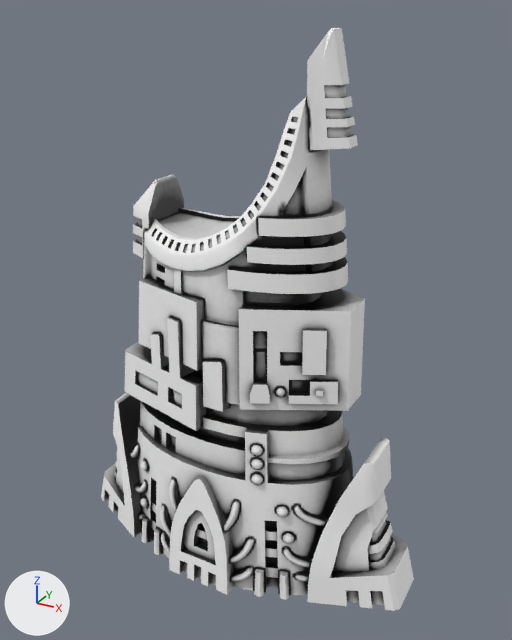
Two versions of the Blender file wip/miniatures/flagship.blend, one commit apart.
The view is the same before and after, from a 50 mm lens placed at (1.84, -3.14, 3.08), pointed at (0.1, 0.03, 1.49). The lights are fixed; the arrows at lower left show +X, +Y and +Z.
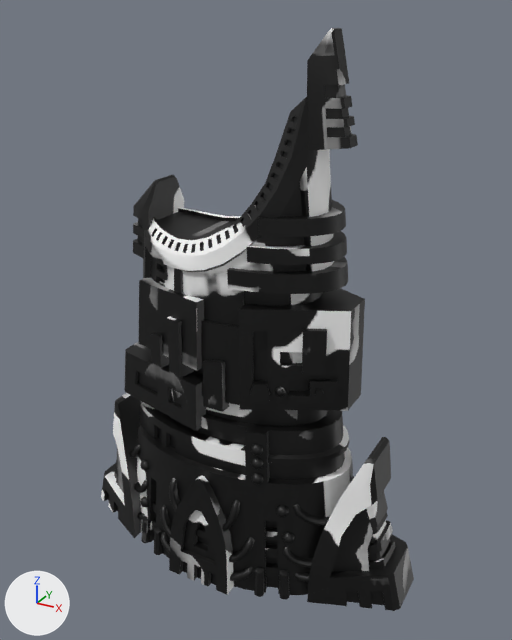
Where the change shows, as pixel boxes [x1, y1, x2, y2] in the pictures (512 x 640 px):
part 1 of me_cube, cut back
    before: [101, 28, 414, 608]
    after: [106, 177, 369, 593]
part 2 of me_cube, surface changed (grey to black)
    both: [104, 28, 407, 611]

Edits to the bpy script that builds the scene:
```text
Change me_cube:
    used by ob_cube; location = (0.0, 0.0, 1.076); scale = (0.141, 0.141, 0.141)
    remove me_cube.from_pydata(...)  # 7575 vertices, 14843 faces; spans x -7.3..7.8, y -3.6..3.6, z -7.6..13.6
    add me_cube.from_pydata(...)  # 6084 vertices, 11906 faces; spans x -7.3..7.8, y -3.6..3.6, z -7.6..13.6
    me_cube part 1: 109 vertices moved within x -4.3..5.7, y -3.3..3.3, z -7.6..9.0; 1586 vertices removed from x -7.3..7.8, y -3.5..3.5, z -7.6..13.6; 95 vertices added at x -5.9..5.0, y -3.5..3.5, z -7.6..6.5
    me_cube part 2: 8725 kept faces spanning x -7.3..7.8, y -3.6..3.6, z -7.6..13.6 get new texture (UV) coordinates
```
